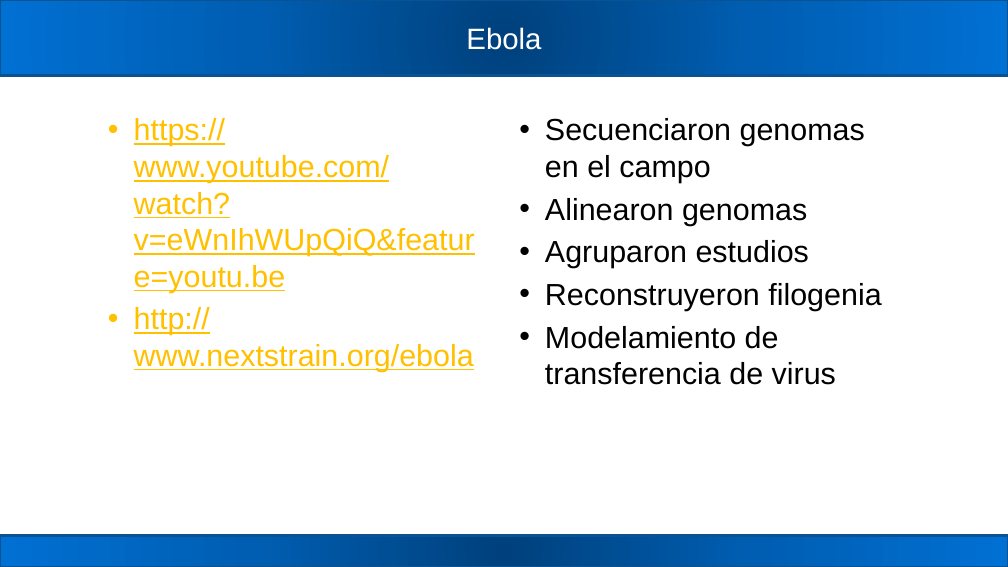
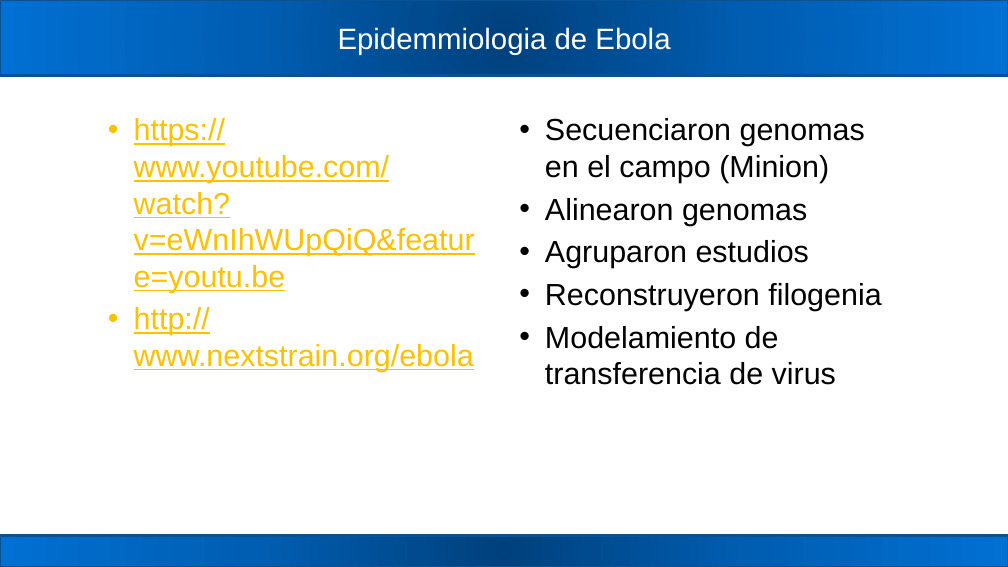
Before and after one commit to carden24/2018_Taller_Genomica_ambiental, a slide deck: slide 29 of W7_Analisis_de_genes_funcionales.pptx (slide 27 before the commit). Drawn at 1008x567 pixels with LibreOffice and Linux fonts; fonts in the diff are those of the drawing. Boxes give left, top, right and bottom in pixels: in the first picture for what was removed or moved away, otherwise in the second. Text is boxed around its words. In the diff, an @@ line names an element or a change of style, - is before the commit and + after.

```diff
--- a/W7_Analisis_de_genes_funcionales.pptx
+++ b/W7_Analisis_de_genes_funcionales.pptx
@@ title at (338, 27, 670, 55): text changed @@
-Ebola
+Epidemmiologia de Ebola
@@ text at (545, 118, 865, 183): text changed @@
-• Secuenciaron genomas en el campo
+• Secuenciaron genomas en el campo (Minion)
```
Also in this commit, not shown: 2 other slides changed, 6 slides added, 5 slides removed, 1 other file.
